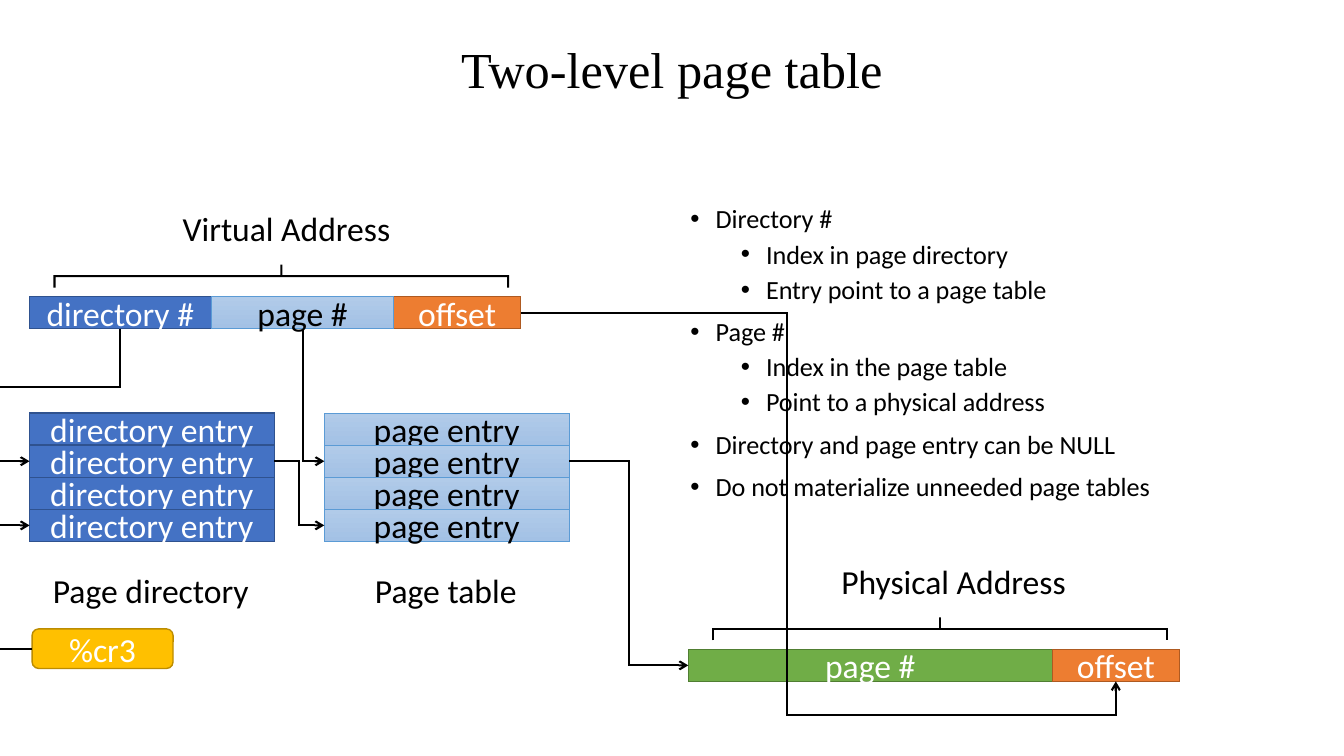
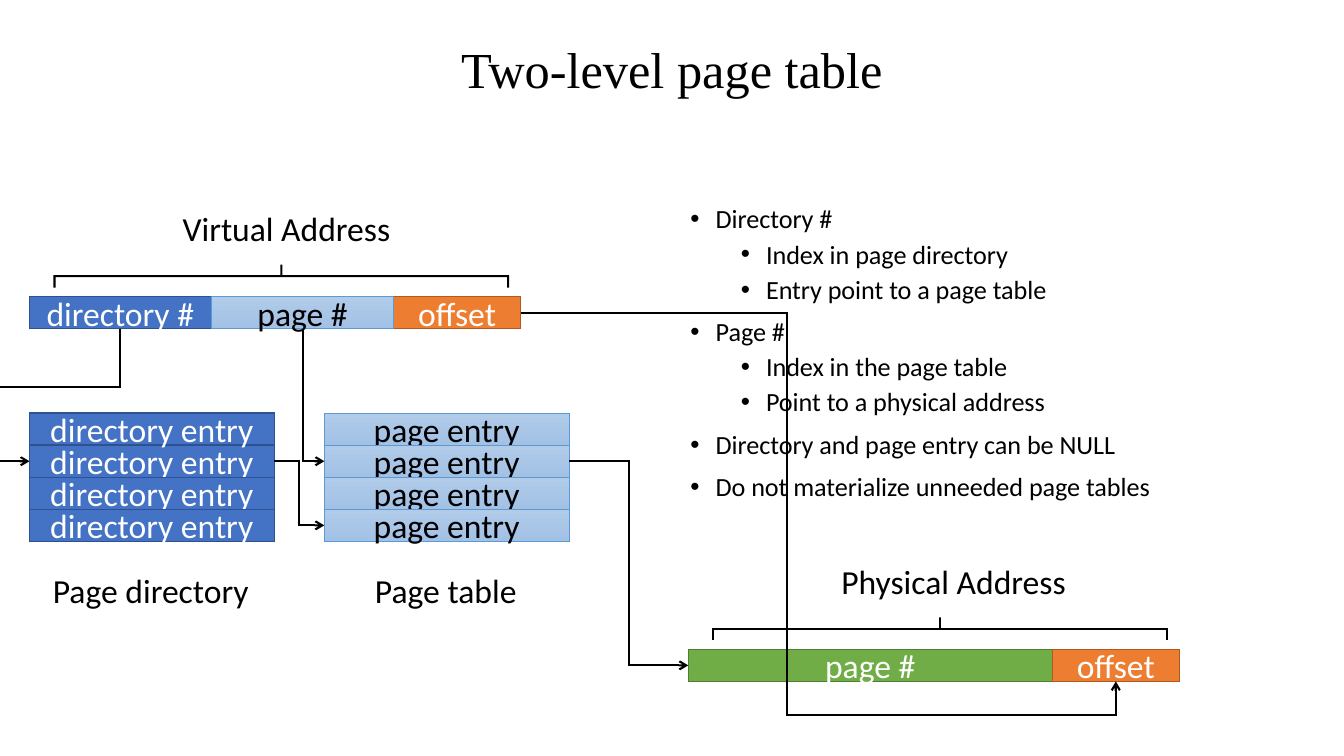
Before and after one commit to cs-uob/COMS20012, a slide deck: slide 24 of docs/slides/Memory Management and Operating Systems.pptx. Drawn at 1344x756 pixels with LibreOffice and Linux fonts; fonts in the diff are those of the drawing. Boxes give left, top, right and bottom in pixels: in the first picture for what was removed or moved away, otherwise in the second. Text is boxed around its words. In the diff, an @@ line names an element or a change of style, - is before the commit and + after.

```diff
--- a/docs/slides/Memory Management and Operating Systems.pptx
+++ b/docs/slides/Memory Management and Operating Systems.pptx
@@ elbow arrow removed from (32, 649) to (29, 525) @@
@@ freeform shape removed at (32, 629, 173, 668) @@
-%cr3
```
